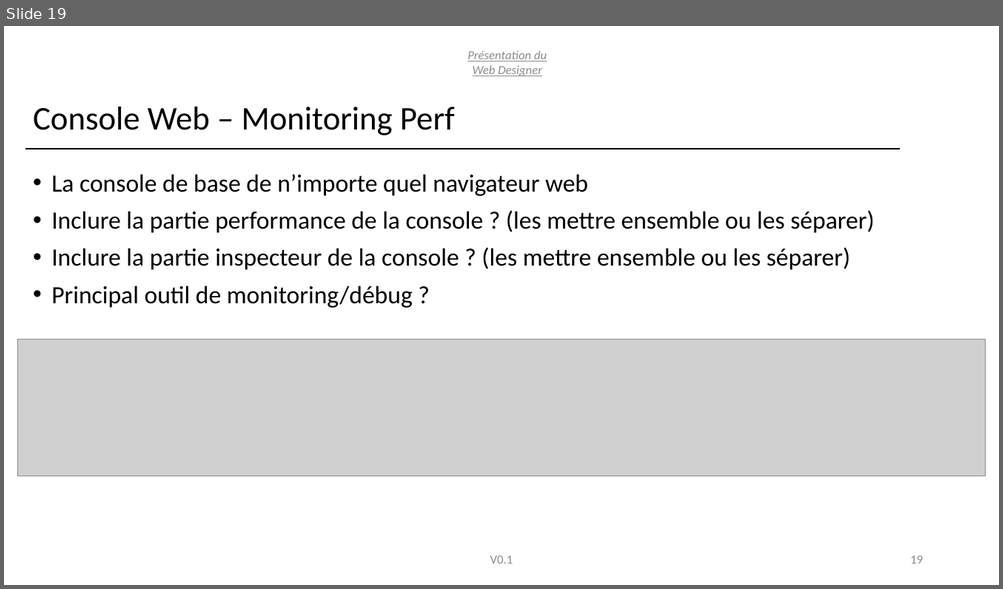
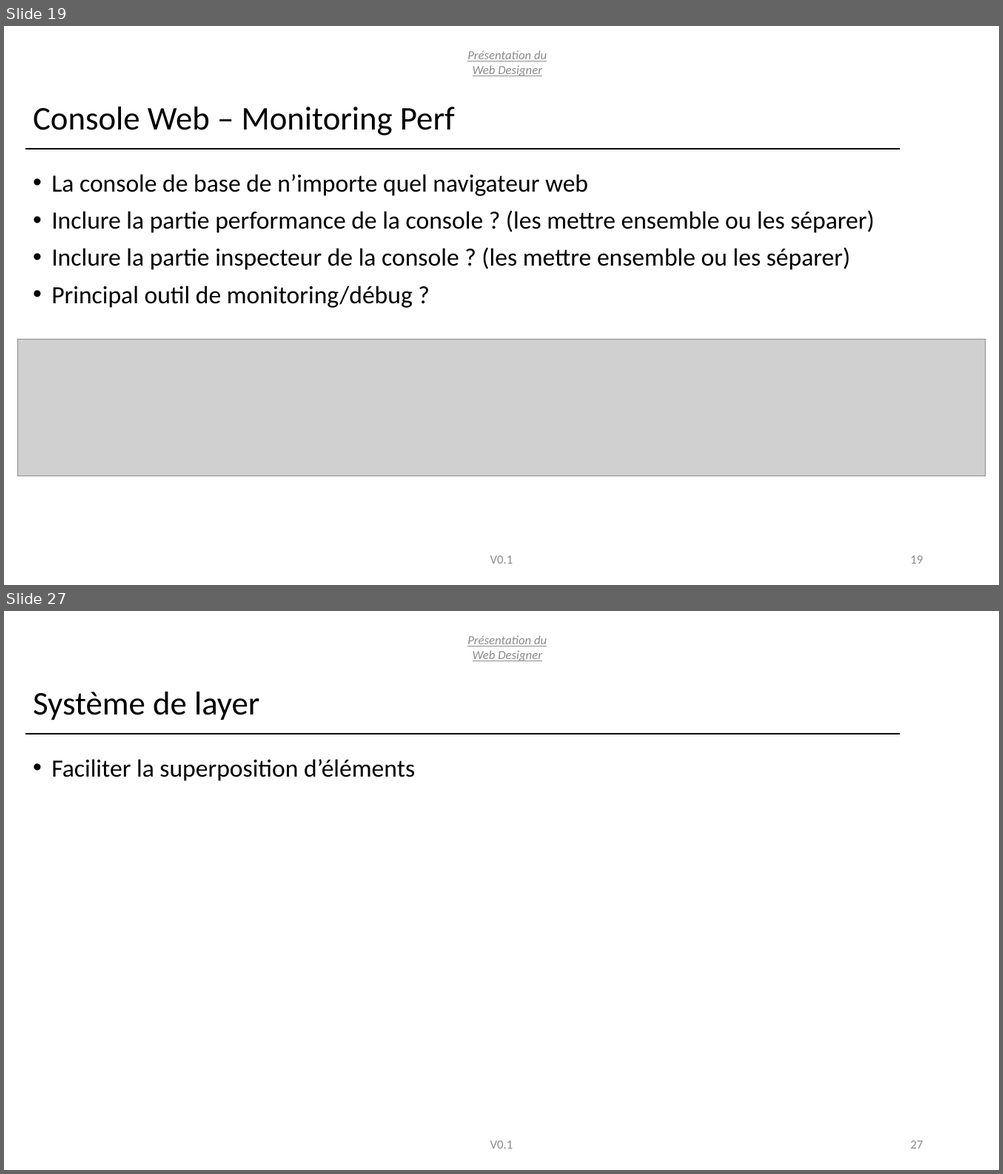
Before and after one commit to T4ouf/Web-Designer, a slide deck: doc/pitch/Presentation-Conception.pptx. Shown one above the other, each under a label of ours: slide 19 before the commit, slides 19 and 27 after it; the slides between them are not shown. The pictures are 1003x589 and 1003x1174 pixels, drawn with LibreOffice and Linux fonts; fonts in the diff are those of the drawing; grey boxes stand for pictures. Boxes give left, top, right and bottom in pixels: in the first picture for what was removed or moved away, otherwise in the second. Text is boxed around its words. In the diff, an @@ line names an element or a change of style, - is before the commit and + after.

```diff
--- a/doc/pitch/Presentation-Conception.pptx
+++ b/doc/pitch/Presentation-Conception.pptx
@@ slide 27 added at bbox=[4, 611, 999, 1170], background #FFFFFF @@
@@ text added at bbox=[467, 635, 546, 661], 12 pt, text #8C8C8C, italic, underline @@
+Présentation du Web Designer
@@ title added at bbox=[33, 692, 260, 721], 32 pt, text #000000 @@
+Système de layer
@@ line added from (25, 734) to (899, 734), #000000 1.5 pt @@
@@ text added at bbox=[51, 759, 415, 781], 24 pt, text #000000 @@
+• Faciliter la superposition d’éléments
@@ text added at bbox=[490, 1141, 513, 1149], 12 pt, text #8C8C8C @@
+V0.1
@@ page number added at bbox=[910, 1141, 922, 1149], 12 pt, text #8C8C8C @@
+27
```
Also in this commit, not shown: 7 other slides added, 2 other files.
